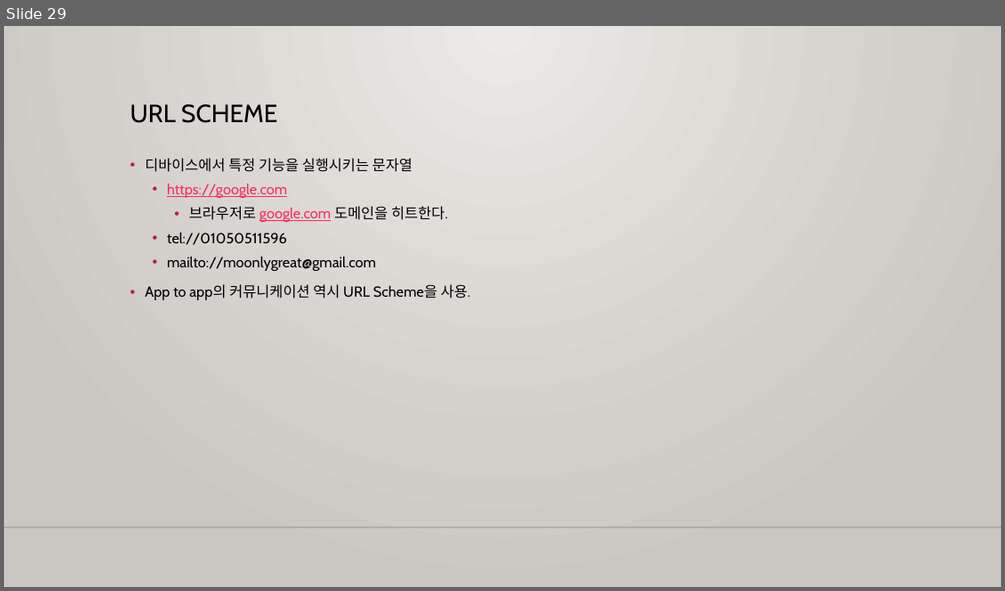
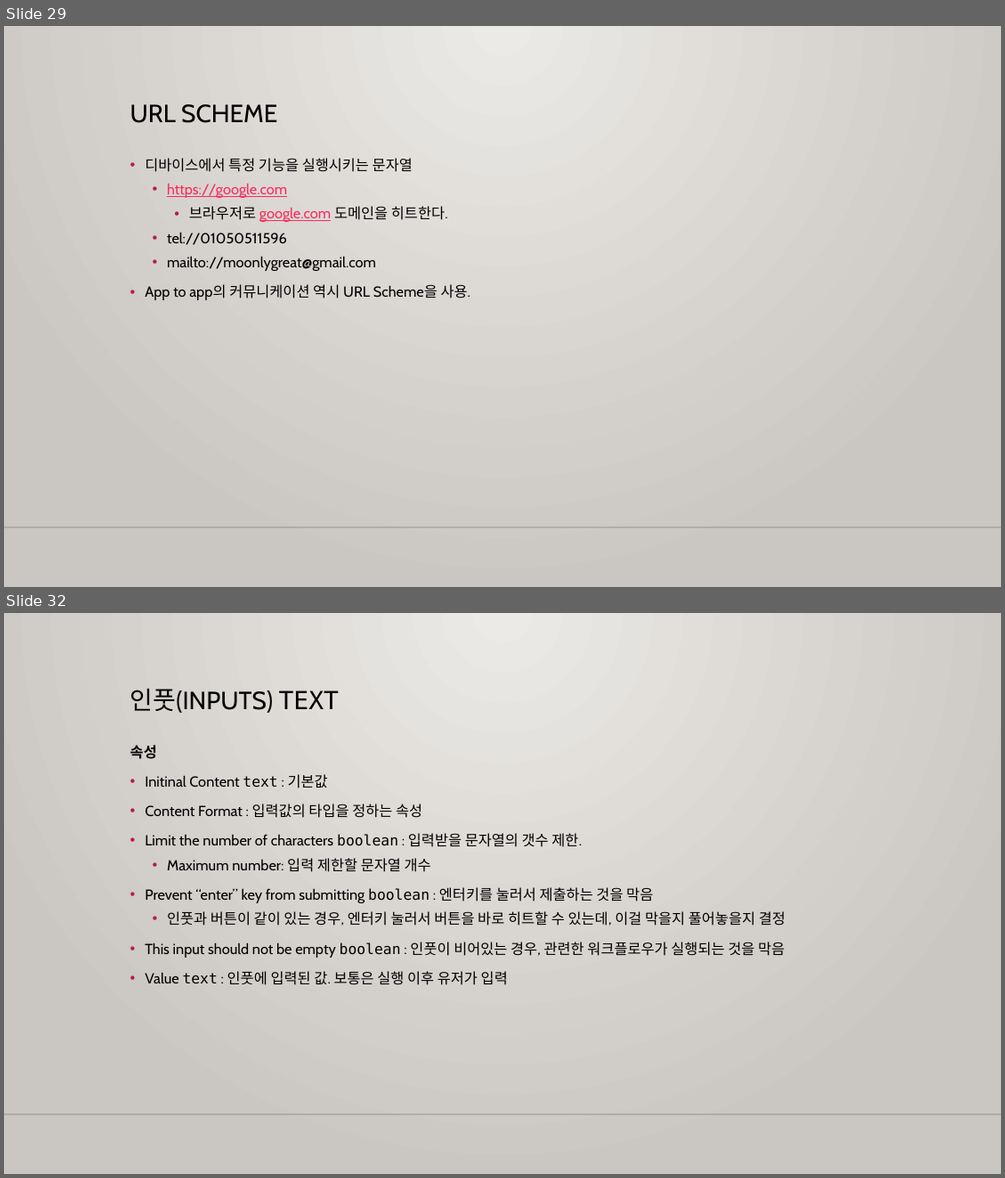
Before and after one commit to m00nlygreat/obsidian-vault, a slide deck: 노코드 엔지니어링/노코드 최강자 버블.pptx. Shown one above the other, each under a label of ours: slide 29 before the commit, slides 29 and 32 after it; the slides between them are not shown. The pictures are 1005x591 and 1005x1178 pixels, drawn with LibreOffice and Linux fonts; fonts in the diff are those of the drawing; background and template pictures are left out. Boxes give left, top, right and bottom in pixels: in the first picture for what was removed or moved away, otherwise in the second. Text is boxed around its words. In the diff, an @@ line names an element or a change of style, - is before the commit and + after.

```diff
--- a/노코드 엔지니어링/노코드 최강자 버블.pptx
+++ b/노코드 엔지니어링/노코드 최강자 버블.pptx
@@ slide 32 added at (x1=4, y1=613, x2=1001, y2=1174), background gradient #ECEAE7 to #CAC7C1; not listed: 1 template element that a slide beside it also shows @@
@@ title added at (x1=130, y1=689, x2=339, y2=713), 24 pt, text #000000 @@
+인풋(INPUTS) TEXT
@@ text added at (x1=130, y1=745, x2=785, y2=985), 14 pt, text #000000 @@
+속성
+• Initinal Content text : 기본값
+• Content Format : 입력값의 타입을 정하는 속성
+• Limit the number of characters boolean : 입력받을 문자열의 갯수 제한.
+  • Maximum number: 입력 제한할 문자열 개수
+• Prevent “enter” key from submitting boolean : 엔터키를 눌러서 제출하는 것을 막음
+  • 인풋과 버튼이 같이 있는 경우, 엔터키 눌러서 버튼을 바로 히트할 수 있는데, 이걸 막을지 풀어놓을지 결정
+• This input should not be empty boolean : 인풋이 비어있는 경우, 관련한 워크플로우가 실행되는 것을 막음
+• Value text : 인풋에 입력된 값. 보통은 실행 이후 유저가 입력
```
Also in this commit, not shown: 14 other slides added, 1 other file.
